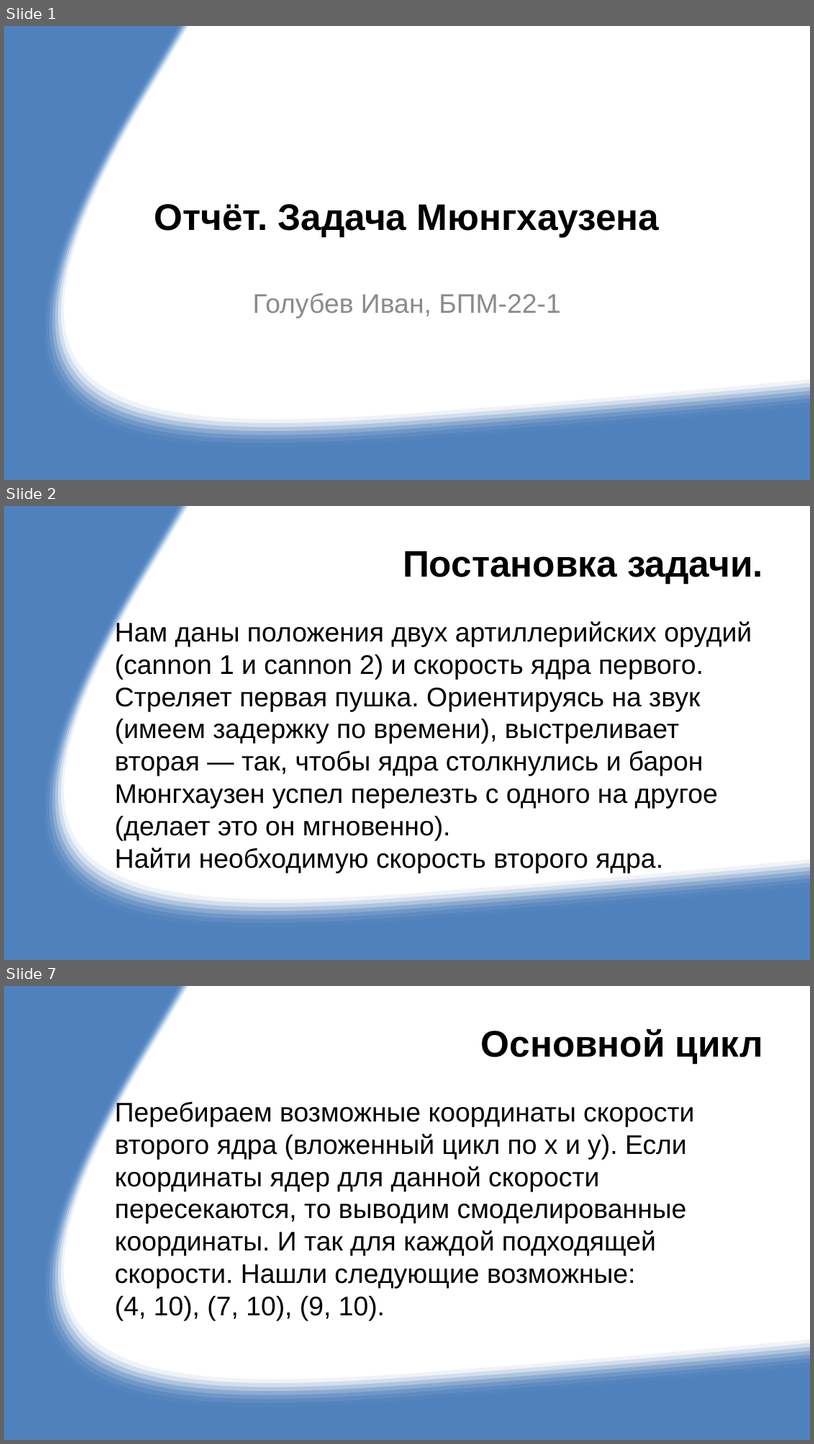
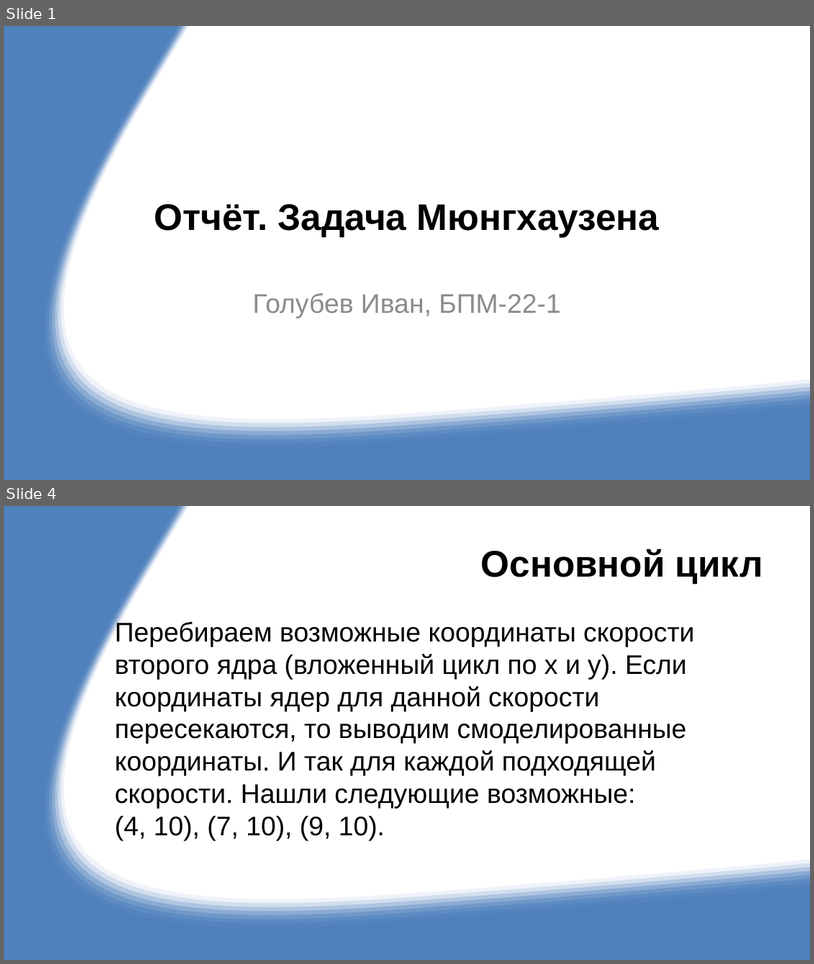
Before and after one commit to g0lubew-iv/g0lubew_i_m, a slide deck: Report.pptx. Shown one above the other, each under a label of ours: slides 1, 2 and 7 before the commit, slides 1 and 4 after it; the slides between them are not shown. The pictures are 814x1444 and 814x964 pixels, drawn with LibreOffice and Linux fonts; fonts in the diff are those of the drawing. Boxes give left, top, right and bottom in pixels: in the first picture for what was removed or moved away, otherwise in the second. Text is boxed around its words. In the diff, an @@ line names an element or a change of style, - is before the commit and + after.

```diff
--- a/Report.pptx
+++ b/Report.pptx
@@ slide 2 removed at (4,506,810,960), background #FFFFFF; not listed: 12 template elements that a slide beside it also shows @@
@@ title removed at (403,551,764,584) @@
-Постановка задачи.
@@ text removed at (115,620,752,872) @@
-Нам даны положения двух артиллерийских орудий (cannon 1 и cannon 2) и скорость ядра первого. Стреляет первая пушка. Ориентируясь на звук (имеем задержку по времени), выстреливает вторая — так, чтобы ядра столкнулись и барон Мюнгхаузен успел перелезть с одного на другое (делает это он мгновенно).
-Найти необходимую скорость второго ядра.
@@ what was slide 7 is now slide 4 @@
```
Also in this commit, not shown: 2 slides changed, 1 slide added, 2 other slides removed, 4 other files.
